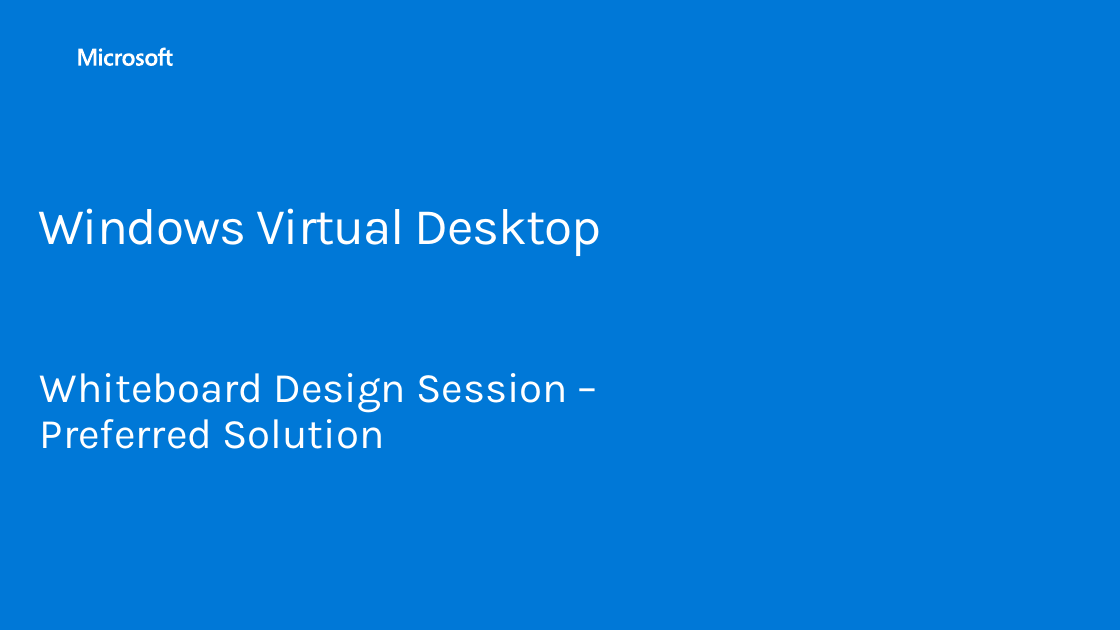
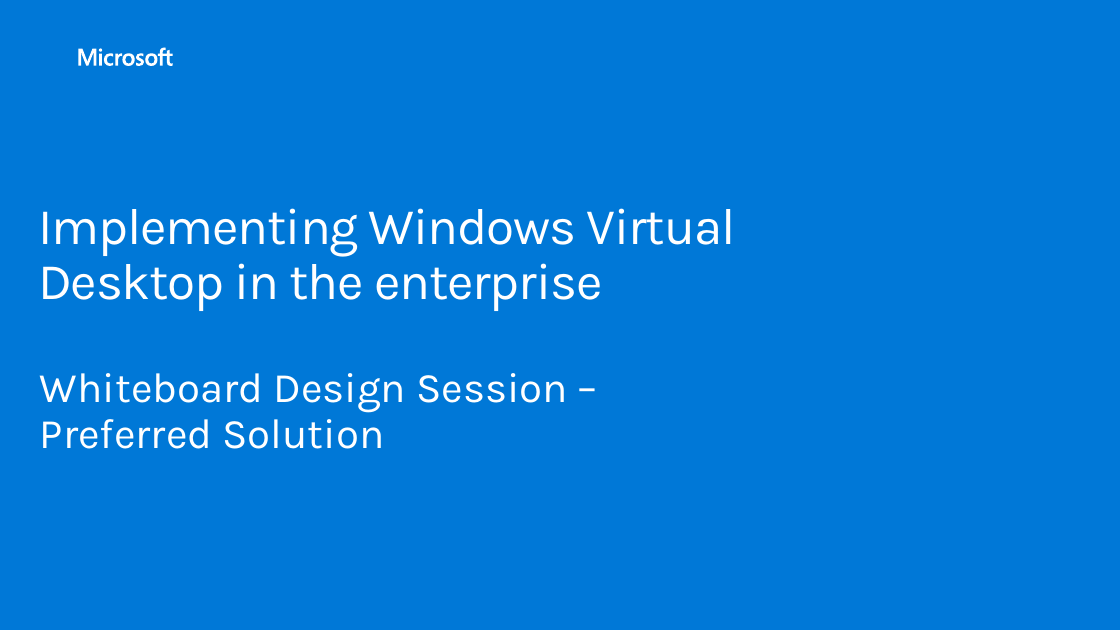
Before and after one commit to dwnatwick/MCW-Windows-Virtual-Desktop, a slide deck: slide 21 of Whiteboard-design-session/WDS trainer presentation - Windows Virtual Desktop.pptx. Drawn at 1120x630 pixels with LibreOffice and Linux fonts; fonts in the diff are those of the drawing; background and template pictures are left out. Boxes give left, top, right and bottom in pixels: in the first picture for what was removed or moved away, otherwise in the second. Text is boxed around its words. In the diff, an @@ line names an element or a change of style, - is before the commit and + after.

```diff
--- a/Whiteboard-design-session/WDS trainer presentation - Windows Virtual Desktop.pptx
+++ b/Whiteboard-design-session/WDS trainer presentation - Windows Virtual Desktop.pptx
@@ title at box(38, 208, 736, 311): text changed @@
-Windows Virtual Desktop
+Implementing Windows Virtual Desktop in the enterprise
```
Also in this commit, not shown: 16 other slides changed.
